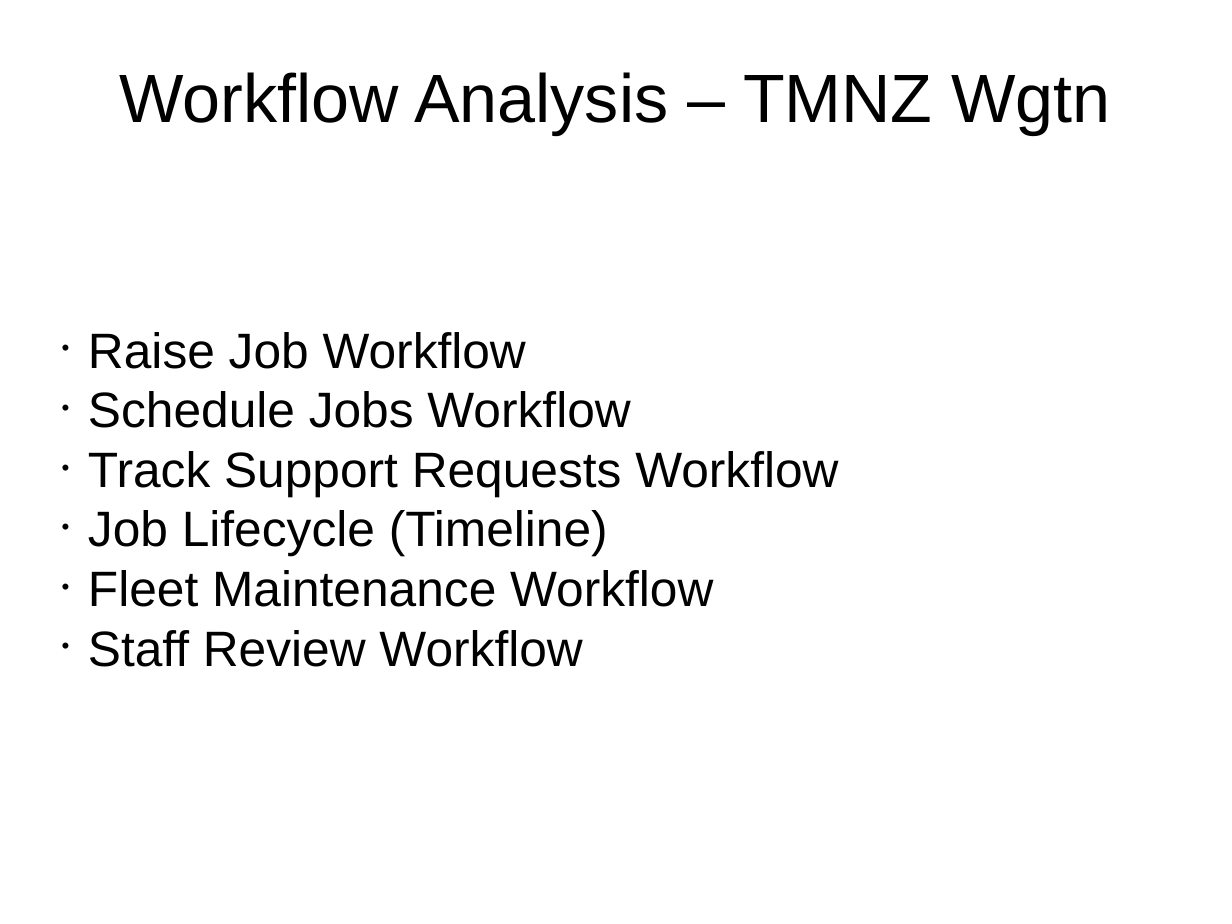
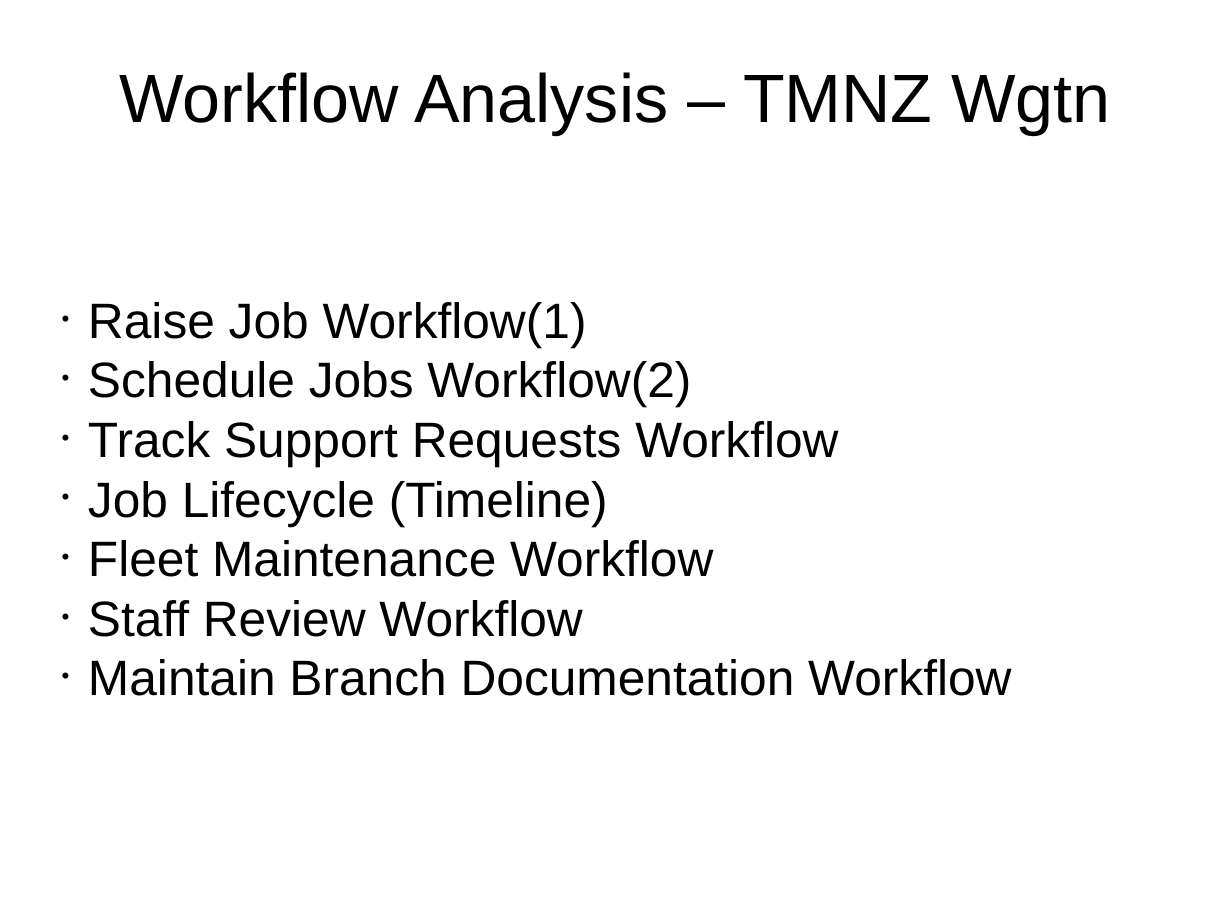
Before and after one commit to monkeysh1ne/TMNZ_Stuff, a slide deck: slide 1 of Workflows BP Models.odp. Drawn at 1232x924 pixels with LibreOffice and Linux fonts; fonts in the diff are those of the drawing. Boxes give left, top, right and bottom in pixels: in the first picture for what was removed or moved away, otherwise in the second. Text is boxed around its words. In the diff, an @@ line names an element or a change of style, - is before the commit and + after.

Commit message:
Staff Details Workflow expansion

```diff
--- a/Workflows BP Models.odp
+++ b/Workflows BP Models.odp
@@ subtitle at <box>88,302,691,407</box>: text changed @@
-• Raise Job Workflow
-• Schedule Jobs Workflow
+• Raise Job Workflow(1)
+• Schedule Jobs Workflow(2)
@@ subtitle at <box>88,659,1011,696</box>: paragraph added @@
+• Maintain Branch Documentation Workflow
```
Also in this commit, not shown: 2 other slides changed, 1 slide added, 1 other file.
